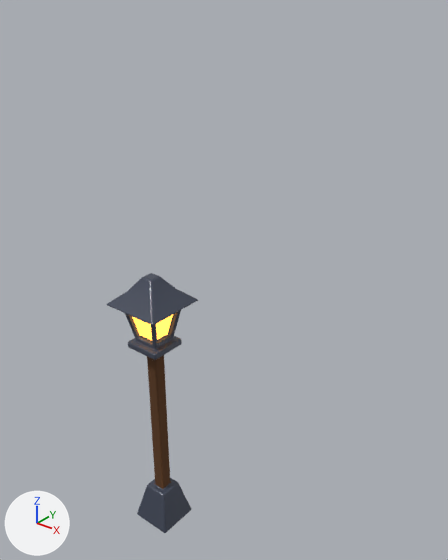
One commit to the Blender file Assets/Models/Lamp.blend: the scene before it, then after it.
Before and after are seen from a 50 mm camera at (3.43, -3.3, 4.94) aimed at (0.61, 0.22, 2.75). The axes (+X, +Y, +Z) are drawn at lower left. The lights are the same throughout.

The older version as bpy lines, for what is in view:
```python
me_plane = bpy.data.meshes.new('Plane')
me_plane.from_pydata(...)  # 76 vertices, 74 faces; spans x -0.29..0.29, y -0.29..0.29, z 0.0..2.69
me_plane.polygons.foreach_set('use_smooth', [True] * 74)
# faces by material slot: [66, 4, 4]
me_plane.materials.append(mat_material_001)  # dark blue #424858
me_plane.materials.append(mat_material_002)  # orange #b88736
me_plane.materials.append(mat_material_003)  # brown #5d3b1d
ob_plane = bpy.data.objects.new('Plane', me_plane)
ob_plane.location = (0.0, 0.0, 0.0)
_m = ob_plane.modifiers.new('Bevel', 'BEVEL')
_m.width = 0.03
_m.width_pct = 0.03
_m.segments = 3
```
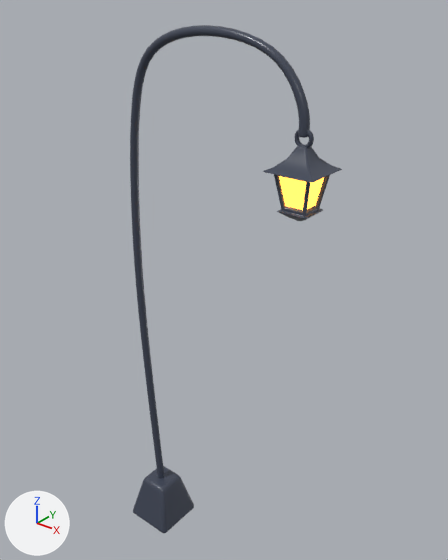
Edits to the bpy script that builds the scene:
```text
Change me_plane:
    used by ob_plane; location = (0.0, 0.0, 0.0)
    remove me_plane.from_pydata(...)  # 76 vertices, 74 faces; spans x -0.29..0.29, y -0.29..0.29, z 0.0..2.69
    add me_plane.from_pydata(...)  # 12 vertices, 10 faces; spans x -0.21..0.21, y -0.21..0.21, z 0.0..0.39
    me_plane part 1
    64 vertices are removed from x -0.29..0.29, y -0.29..0.29, z 2.0..2.69
    65 faces are deleted
    1 new face joins them
    remove me_plane.materials.append(mat_material_002)  # orange #b88736
    remove me_plane.materials.append(mat_material_003)  # brown #5d3b1d
Add me_plane_001:
    me_plane_001.from_pydata(...)  # 68 vertices, 66 faces; spans x -0.162..0.162, y -0.162..0.162, z -0.025..0.398
    me_plane_001.polygons.foreach_set('use_smooth', [True] * 66)
    # faces by material slot: [62, 4]
    me_plane_001.materials.append(mat_material_001)  # dark blue #424858
    me_plane_001.materials.append(mat_material_002)  # orange #b88736
Add me_vert_001:
    me_vert_001.from_pydata(...)  # 145 vertices, 144 faces; spans x -0.16..1.25, y -0.03..0.03, z 0.37..3.99
    me_vert_001.polygons.foreach_set('use_smooth', [True] * 144)
    me_vert_001.materials.append(mat_material_001)  # dark blue #424858
Add cu_circle:
    cu_circle = bpy.data.curves.new('Circle', 'CURVE')
    cu_circle.dimensions = '3D'
    _sp = cu_circle.splines.new('POLY'); _sp.points.add(5)
    _sp.points.foreach_set('co', [0.0, 1.0, 0.0, 0.0, 0.866, 0.5, 0.0, 0.0, 0.866, -0.5, 0.0, 0.0, 0.0, -1.0, 0.0, 0.0, -0.866, -0.5, 0.0, 0.0, -0.866, 0.5, 0.0, 0.0])
    _sp.order_v = 0
    _sp.resolution_v = 0
    _sp.use_cyclic_u = True
    _sp.use_endpoint_u = True
    cu_circle.materials.append(mat_material_001)  # dark blue #424858
    cu_circle.bevel_resolution = 3
    cu_circle.bevel_depth = 0.29
    cu_circle.fill_mode = 'FULL'
Change ob_plane:
    ob_plane.location: (0.0, 0.0, 0.0) -> (-0.008, 0.0, 0.023)
    ob_plane.scale: (1.0, 1.0, 1.0) -> (1.17, 1.17, 1.17)
Add ob_circle:
    ob_circle = bpy.data.objects.new('Circle', cu_circle)
    ob_circle.location = (1.418, 0.0, 4.051)
    ob_circle.rotation_euler = (1.571, 0.0, 0.0)  # degrees (90, 0, 0)
    ob_circle.scale = (0.0632, 0.0632, 0.0632)
    _m = ob_circle.modifiers.new('Subdivision', 'SUBSURF')
Add ob_plane_001:
    ob_plane_001 = bpy.data.objects.new('Plane.001', me_plane_001)
    ob_plane_001.location = (1.42, 0.0, 3.542)
    ob_plane_001.scale = (1.17, 1.17, 1.17)
    _m = ob_plane_001.modifiers.new('Bevel', 'BEVEL')
    _m.width = 0.03
    _m.width_pct = 0.03
    _m.segments = 3
Add ob_vert:
    ob_vert = bpy.data.objects.new('Vert', me_vert_001)
    ob_vert.location = (-0.008, 0.0, 0.023)
    ob_vert.scale = (1.17, 1.17, 1.17)
    _m = ob_vert.modifiers.new('Subdivision', 'SUBSURF')
```

Where the change shows, as pixel boxes [x1, y1, x2, y2] in the pictures (448 x 560 px):
'Plane', reshaped, moved, rescaled (33% narrower, 74% shorter): before [107, 273, 198, 533]; after [133, 466, 194, 533]
'Vert', added (blue): after [130, 25, 310, 478]
'Plane.001', added: after [263, 146, 342, 221]
    faces in mat_material_001 (dark blue #424858): [263, 146, 342, 221]
    faces in mat_material_002 (orange #b88736): [279, 176, 324, 211]
'Circle', added: after [294, 129, 314, 148]
part 1 of me_plane, cut back: before [107, 273, 198, 489]; after [153, 471, 171, 483]
